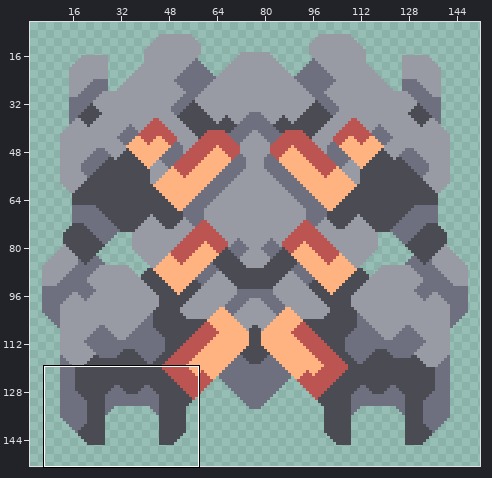
Edited in one commit: sprite sheet (core/assets-raw/sprites/units/vanquish.png). The first picture is a wide view before the edit; the outline marks the close-up.
Close-up. Before:
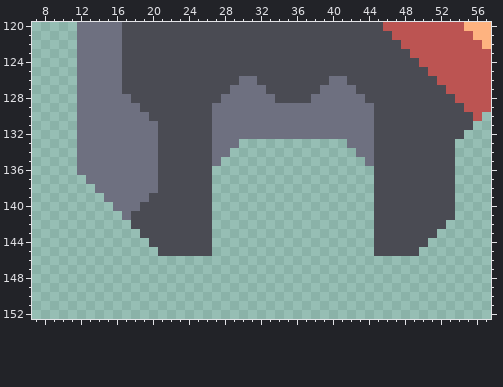
The file is 154x154 pixels. Shown: x 7..57, y 120..152. The wide view leaves out empty margins. The commit also changed other parts of the picture, which this record leaves out.
After the commit:
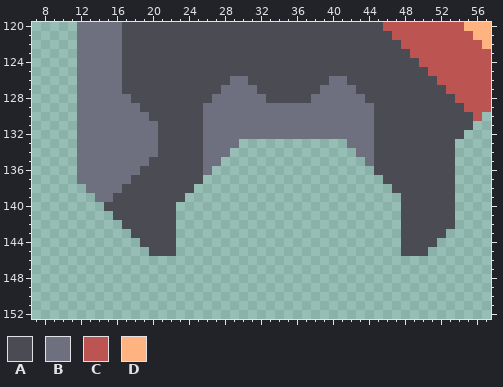
Palette (. is transparent): A #4a4b53  B #6e7080  C #bc5452  D #feb380
What changed:
y 126: x 29 A -> B; x 31 B -> A
y 127: x 28 A -> B; x 32 B -> A
y 128: x 27 A -> B; x 33 B -> A
y 129..134: x 26 A -> B
y 135: x 20 B -> A; x 26 A -> B
y 136: x 19..20 BB -> AA; x 26 A -> B
y 137: x 12 . -> B; x 18..20 BBB -> AAA; x 26 A -> .; x 45 A -> .
y 138: x 13 . -> B; x 17..20 BBBB -> AAAA; x 25..26 AA -> ..; x 45..46 AA -> ..
y 139: x 14 . -> B; x 16..19 BBBB -> AAAA; x 24..26 AAA -> ...; x 45..47 AAA -> ...
y 140: x 15..18 .BBB -> AAAA; x 23..26 AAAA -> ....; x 45..47 AAA -> ...
y 141: x 16..17 .B -> AA; x 23..26 AAAA -> ....; x 45..47 AAA -> ...
y 142: x 17 . -> A; x 23..26 AAAA -> ....; x 45..47 AAA -> ...; x 53 . -> A
y 143: x 18 . -> A; x 23..26 AAAA -> ....; x 45..47 AAA -> ...; x 52 . -> A
y 144: x 19 . -> A; x 23..26 AAAA -> ....; x 45..47 AAA -> ...; x 51 . -> A
y 145: x 20 . -> A; x 23..26 AAAA -> ....; x 45..47 AAA -> ...; x 50 . -> A
Boxes around the changes in both close-ups, in picture pixels (x1, y1, x2, y2):
changed: (77, 76, 275, 256)
changed: (374, 175, 455, 256)
